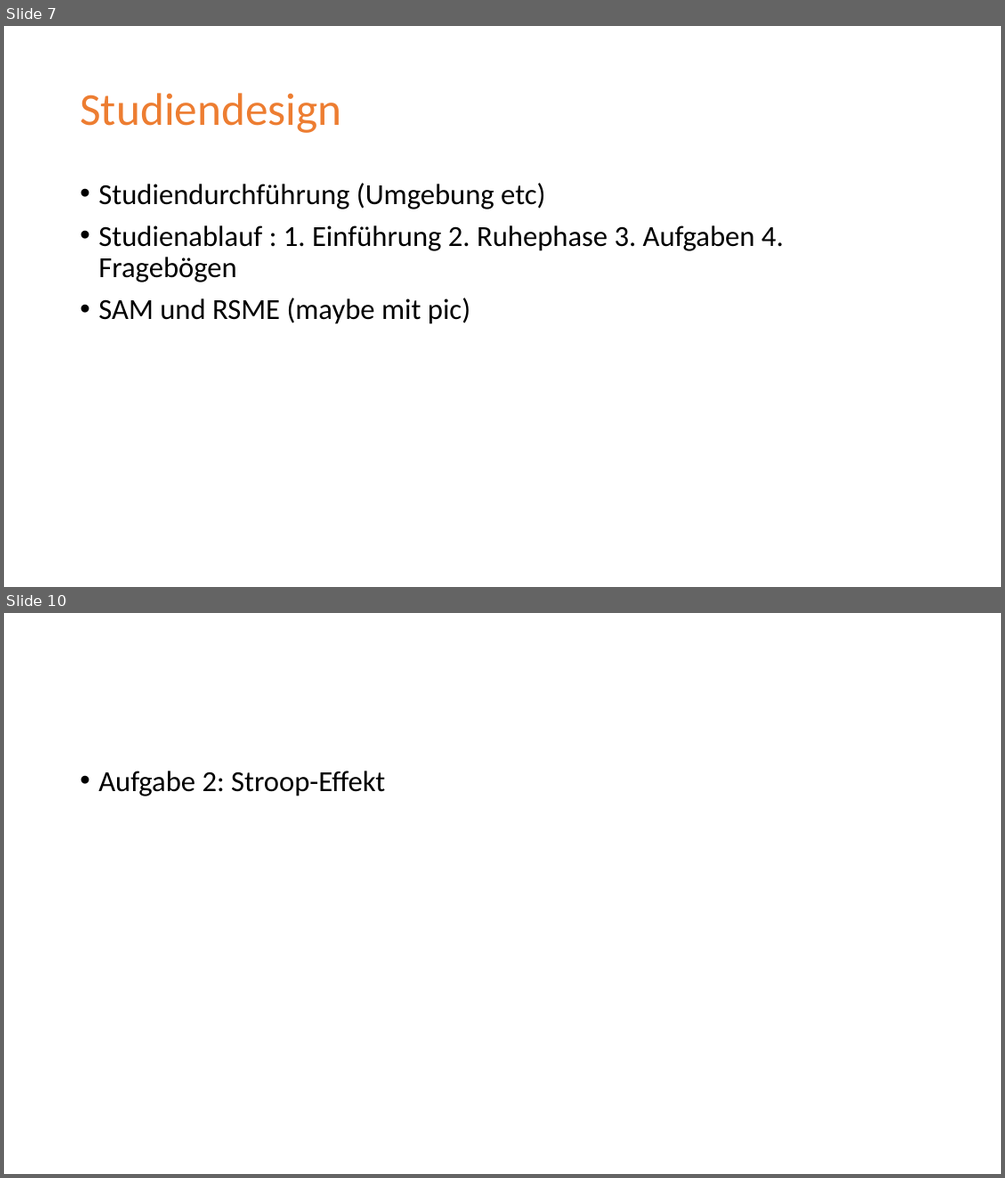
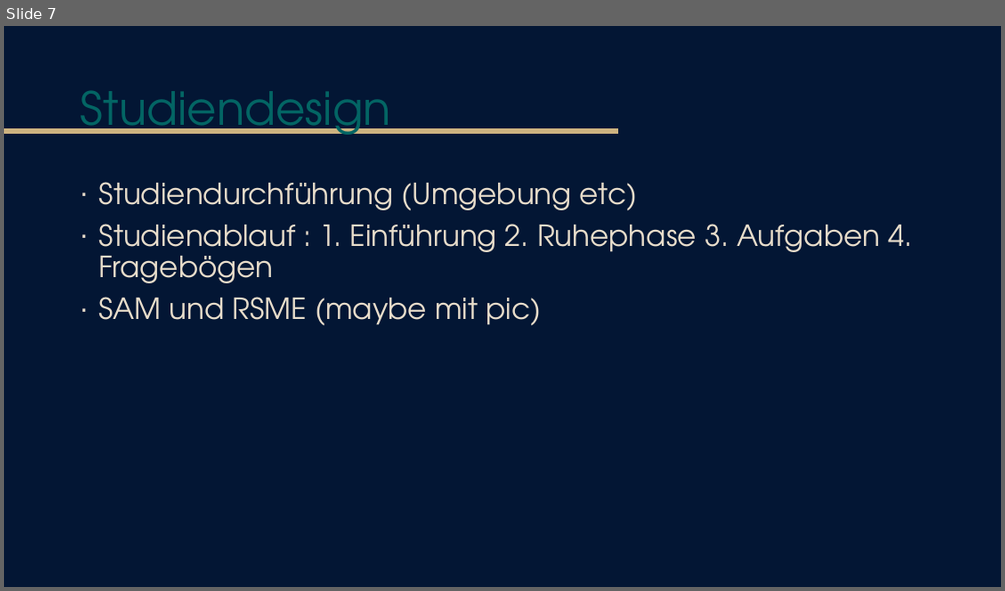
Before and after one commit to tlahmann/mci-af, a slide deck: presentation/Resync Studie.pptx. Shown one above the other, each under a label of ours: slides 7 and 10 before the commit, slide 7 after it; the slides between them are not shown. The pictures are 1005x1178 and 1005x591 pixels, drawn with LibreOffice and Linux fonts; fonts in the diff are those of the drawing. Boxes give left, top, right and bottom in pixels: in the first picture for what was removed or moved away, otherwise in the second. Text is boxed around its words. In the diff, an @@ line names an element or a change of style, - is before the commit and + after.

Commit message:
Fiddle with the design

```diff
--- a/presentation/Resync Studie.pptx
+++ b/presentation/Resync Studie.pptx
@@ slide 10 removed at bbox=[4, 613, 1001, 1174], background #FFFFFF @@
@@ text removed at bbox=[98, 771, 385, 796] @@
-• Aufgabe 2: Stroop-Effekt
@@ slide 7 changed as well @@
@@ background #FFFFFF to #031634 @@
@@ title "Studiendesign" at bbox=[80, 90, 391, 135]: font Calibri to TeX Gyre Adventor, text colour #ED7D31 to #036564 @@
@@ line added from (4, 131) to (618, 131), #CDB380 4.5 pt @@
@@ text "Studiendurchführung (Umgebung etc)" at bbox=[98, 182, 913, 325]: font Calibri to TeX Gyre Adventor, text colour #000000 to #E8DDCB; bullet • to ∙ @@
```
Also in this commit, not shown: 11 other slides changed, 3 slides added, 3 other slides removed.
